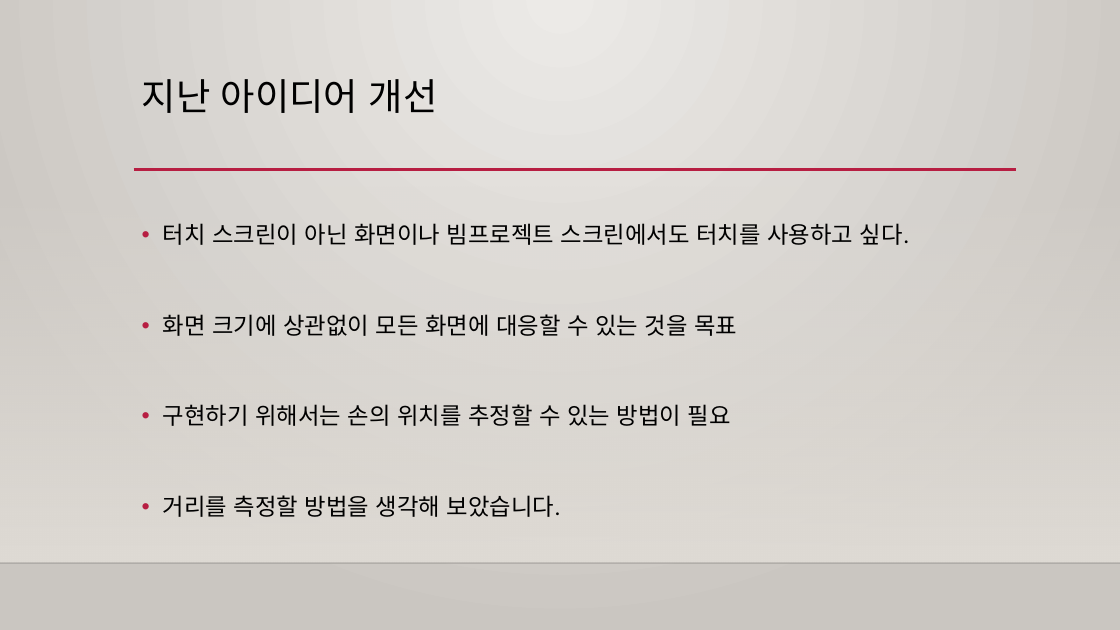
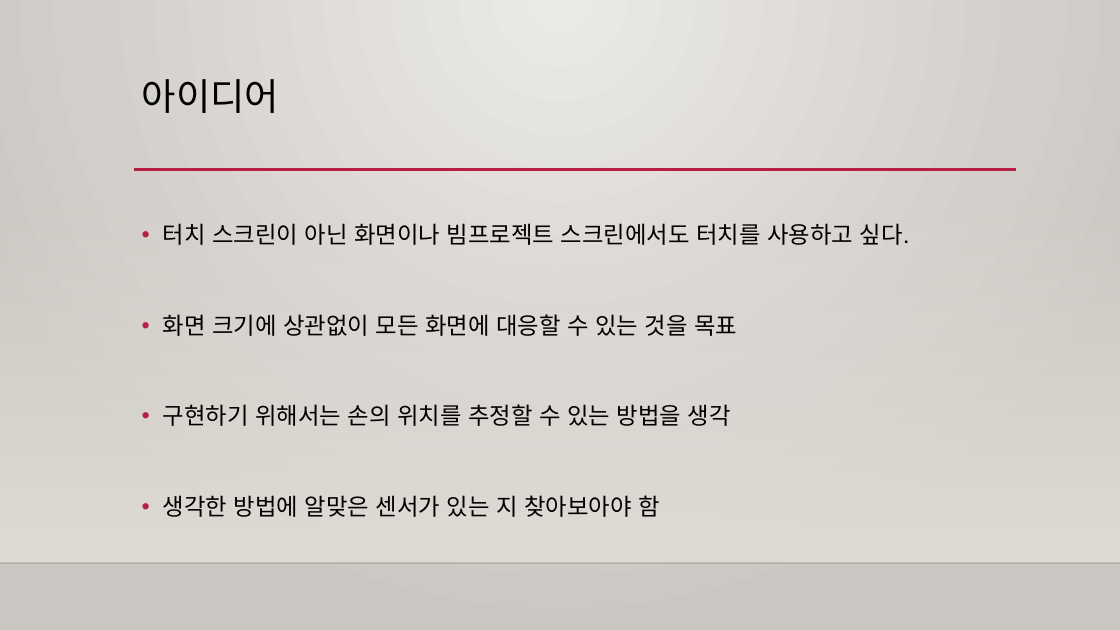
Before and after one commit to Capstone-Design/Documents, a slide deck: slide 3 of 캡스톤디자인발표.pptx (slide 2 before the commit). Drawn at 1120x630 pixels with LibreOffice and Linux fonts; fonts in the diff are those of the drawing; background and template pictures are left out. Boxes give left, top, right and bottom in pixels: in the first picture for what was removed or moved away, otherwise in the second. Text is boxed around its words. In the diff, an @@ line names an element or a change of style, - is before the commit and + after.

```diff
--- a/캡스톤디자인발표.pptx
+++ b/캡스톤디자인발표.pptx
@@ title at [142, 79, 279, 113]: text changed @@
-지난 아이디어 개선
+아이디어
@@ text at [163, 404, 731, 517]: text changed @@
-• 구현하기 위해서는 손의 위치를 추정할 수 있는 방법이 필요
-• 거리를 측정할 방법을 생각해 보았습니다.
+• 구현하기 위해서는 손의 위치를 추정할 수 있는 방법을 생각
+• 생각한 방법에 알맞은 센서가 있는 지 찾아보아야 함
```
Also in this commit, not shown: 1 other slide changed, 6 slides added, 5 slides removed.
